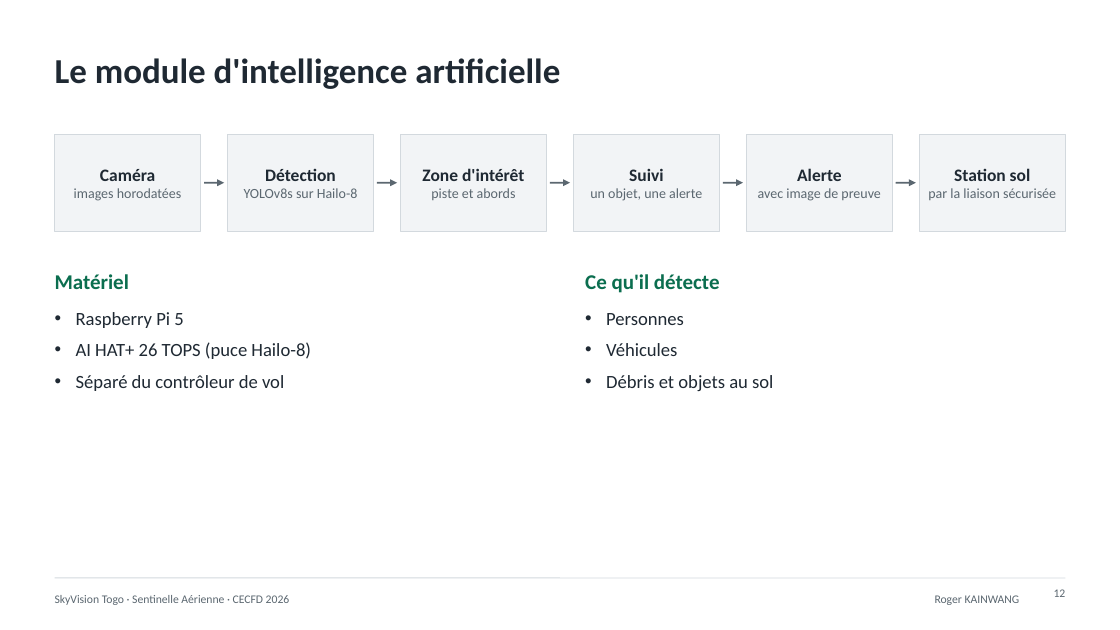
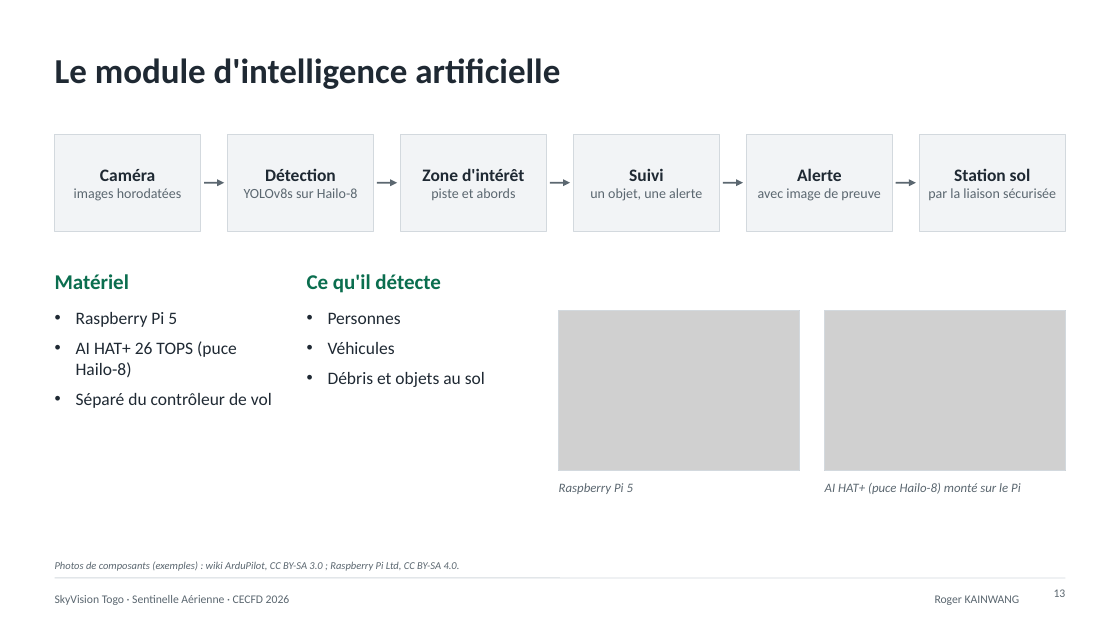
Before and after one commit to kainwangroger/video-sentinelle-aerienne, a slide deck: slide 13 of pitch/sentinelle_aerienne_presentation_complete.pptx (slide 12 before the commit). Drawn at 1120x630 pixels with LibreOffice and Linux fonts; fonts in the diff are those of the drawing; grey boxes stand for pictures. Boxes give left, top, right and bottom in pixels: in the first picture for what was removed or moved away, otherwise in the second. Text is boxed around its words. In the diff, an @@ line names an element or a change of style, - is before the commit and + after.

```diff
--- a/pitch/sentinelle_aerienne_presentation_complete.pptx
+++ b/pitch/sentinelle_aerienne_presentation_complete.pptx
@@ text "Ce qu'il détecte" moved from (x1=585, y1=274, x2=720, y2=293) to (x1=307, y1=274, x2=441, y2=293) @@
@@ text "Raspberry Pi 5" at (x1=76, y1=312, x2=272, y2=408): size 16 to 15 pt @@
@@ text "Personnes" at (x1=328, y1=312, x2=485, y2=387): size 16 to 15 pt @@
@@ text "Personnes" moved from (x1=606, y1=313, x2=773, y2=391) to (x1=328, y1=312, x2=485, y2=387) @@
@@ picture added at (x1=559, y1=310, x2=800, y2=471) @@
@@ rectangle added at (x1=559, y1=310, x2=800, y2=471), outline #D3D9DE 0.75 pt @@
@@ picture added at (x1=825, y1=310, x2=1066, y2=471) @@
@@ rectangle added at (x1=825, y1=310, x2=1066, y2=471), outline #D3D9DE 0.75 pt @@
@@ text added at (x1=559, y1=483, x2=633, y2=494), 11 pt, text #5B6770, italic @@
+Raspberry Pi 5
@@ text added at (x1=825, y1=483, x2=1021, y2=494), 11 pt, text #5B6770, italic @@
+AI HAT+ (puce Hailo-8) monté sur le Pi
@@ text added at (x1=55, y1=561, x2=460, y2=571), 9 pt, text #5B6770, italic @@
+Photos de composants (exemples) : wiki ArduPilot, CC BY-SA 3.0 ; Raspberry Pi Ltd, CC BY-SA 4.0.
```
Also in this commit, not shown: 7 other slides changed, 1 slide added, 19 other files.
